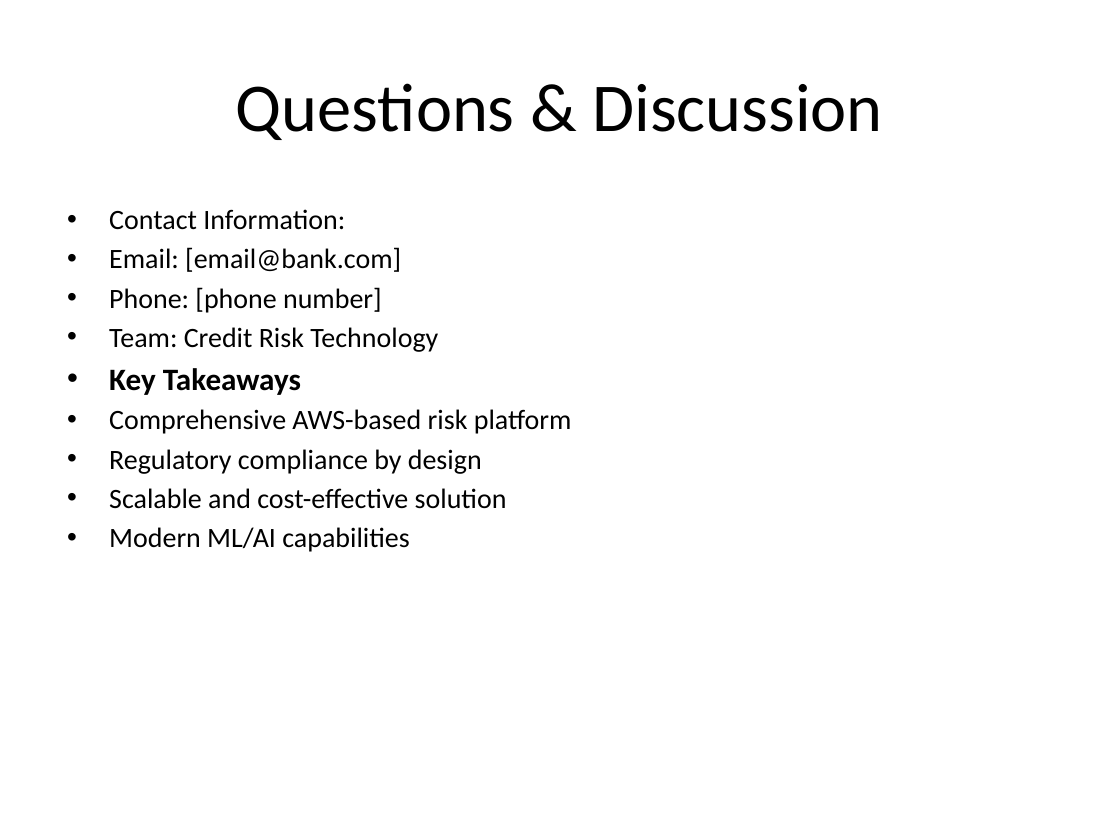
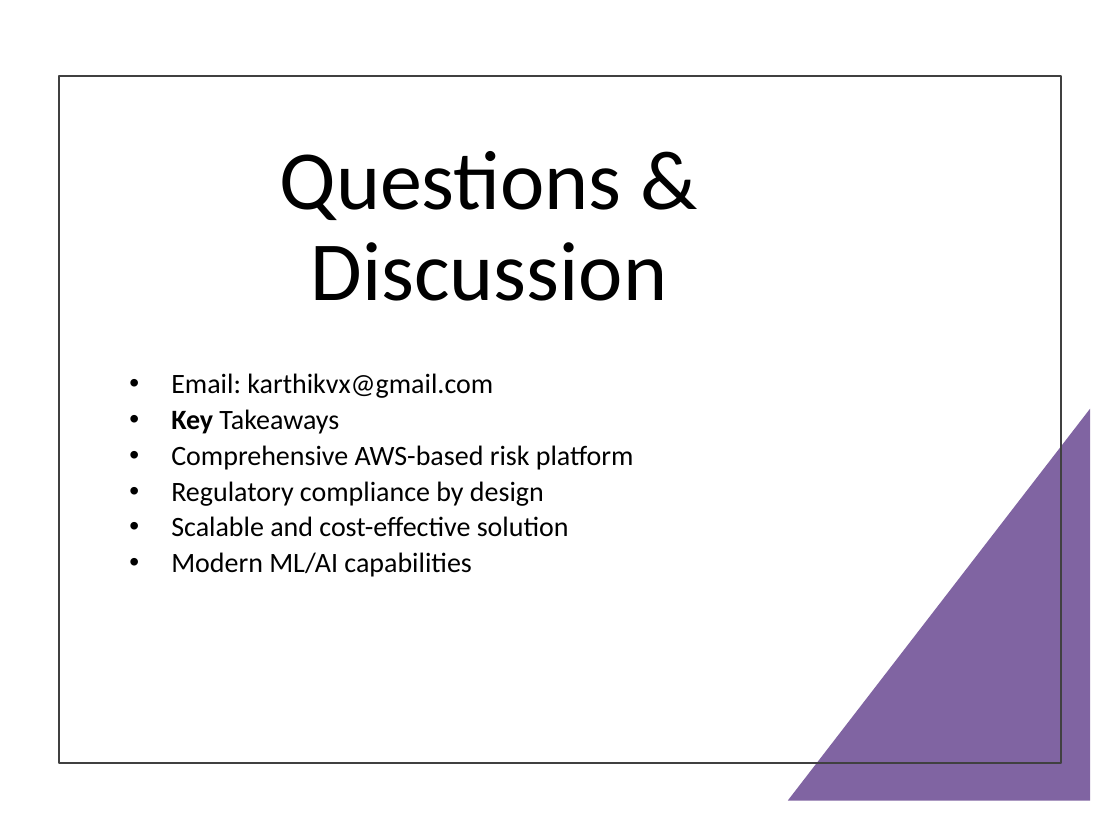
Before and after one commit to karthikvx/credit-risk-service-app, a slide deck: slide 17 of aws_credit_risk_architecture.pptx (slide 20 before the commit). Drawn at 1120x840 pixels with LibreOffice and Linux fonts; fonts in the diff are those of the drawing. Boxes give left, top, right and bottom in pixels: in the first picture for what was removed or moved away, otherwise in the second. Text is boxed around its words. In the diff, an @@ line names an element or a change of style, - is before the commit and + after.

```diff
--- a/aws_credit_risk_architecture.pptx
+++ b/aws_credit_risk_architecture.pptx
@@ rectangle added at (59, 76, 1061, 763), outline #404040 1.5 pt @@
@@ title "Questions & Discussion": place and size @@
-title "Questions & Discussion" at (236, 83, 883, 140)
+title "Questions & Discussion" at (280, 151, 668, 301)
@@ title "Questions & Discussion" at (280, 151, 668, 301): size 44 to 54 pt; line spacing 1 to 0.9 @@
@@ text "Email: karthikvx@gmail.com": place and size @@
-text "Email: karthikvx@gmail.com" at (109, 209, 572, 552)
+text "Email: karthikvx@gmail.com" at (171, 373, 634, 577)
@@ text at (171, 373, 493, 398): text changed @@
-• Contact Information:
-• Email: [email@bank.com]
-• Phone: [phone number]
-• Team: Credit Risk Technology
+• Email: karthikvx@gmail.com
@@ text at (171, 409, 634, 577): size 20 to 18 pt in "Key Takeaways"; bold off in "Takeaways"; line spacing 1 to 0.9 @@
@@ right triangle added at (787, 409, 1090, 801), fill #8064A2 @@
```
Also in this commit, not shown: 17 other slides changed, 3 slides removed.
